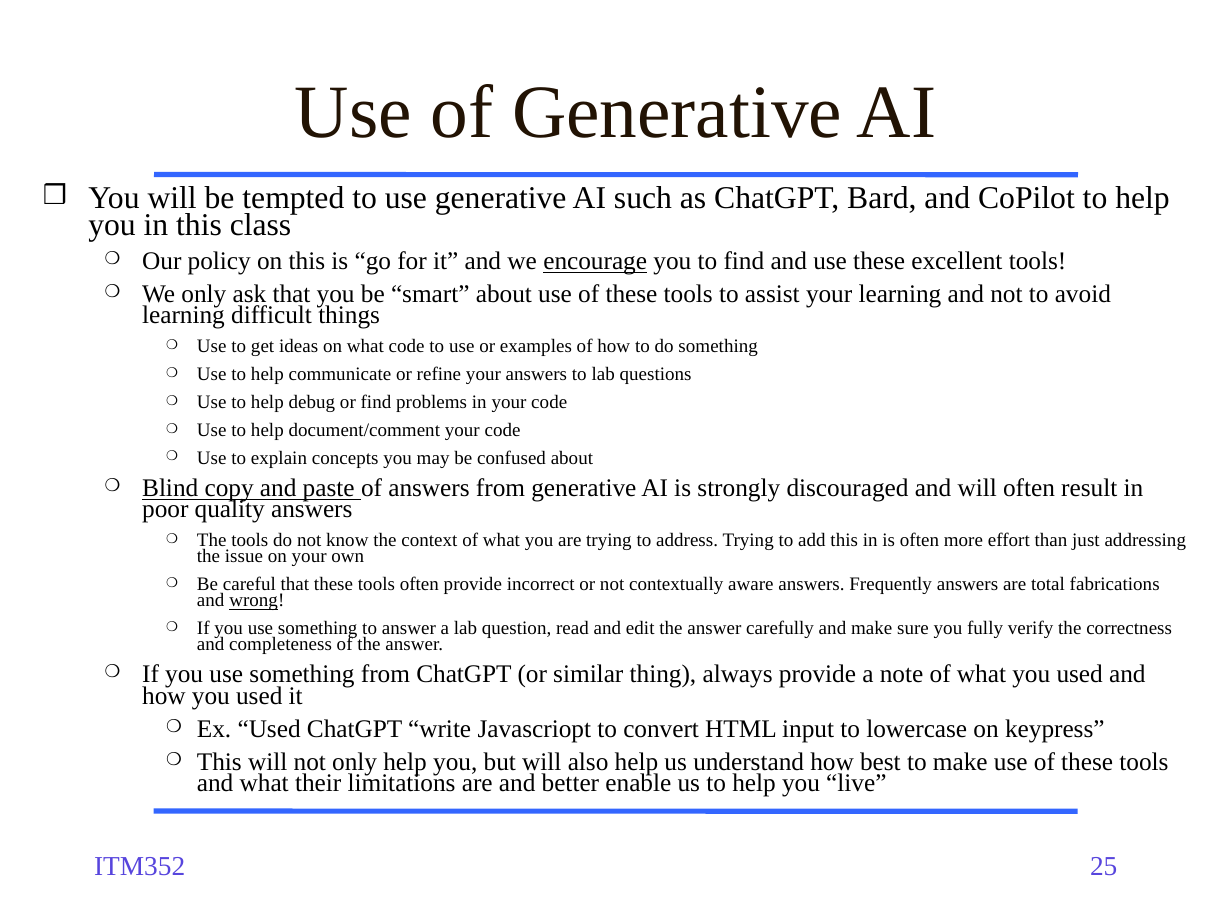
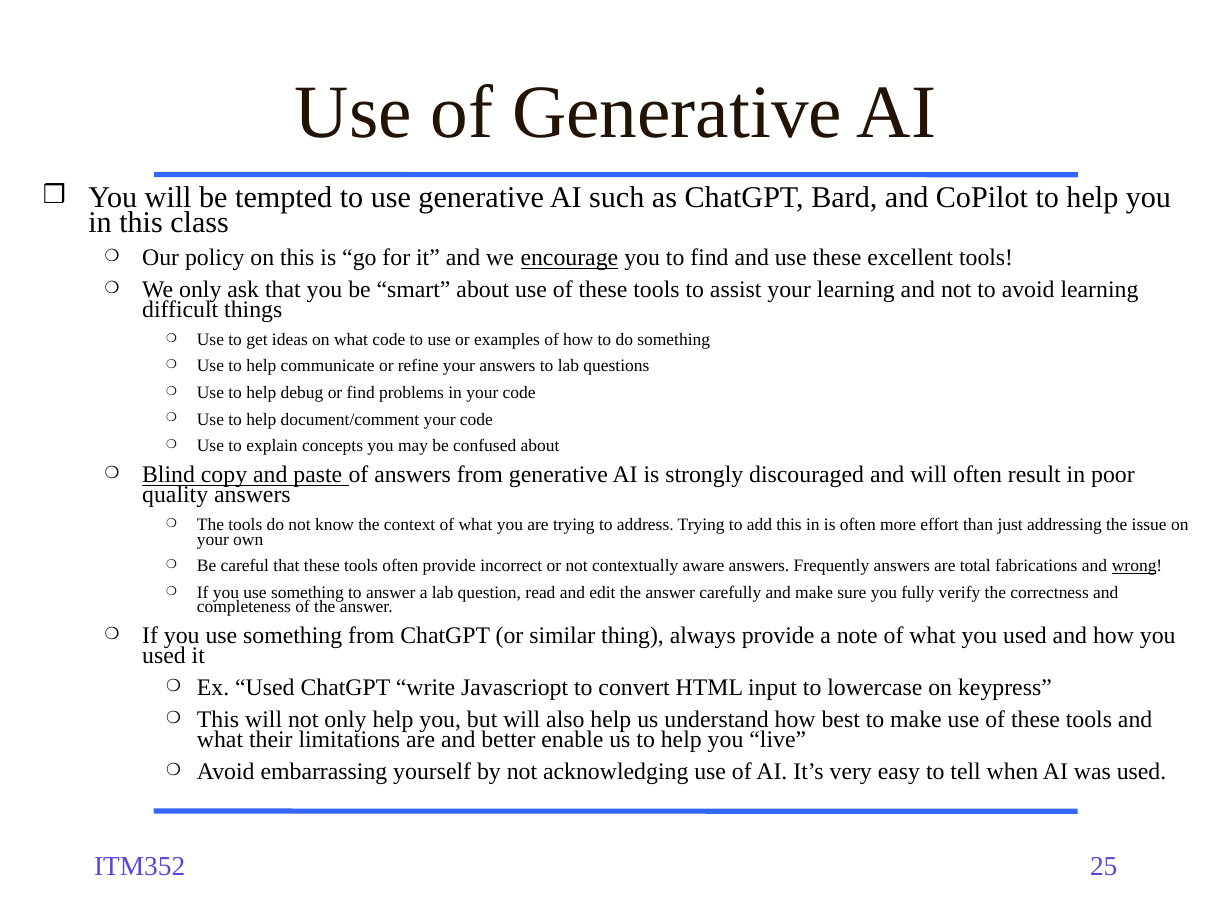
Before and after one commit to dport96/ITM352, a slide deck: slide 25 of morea/010.introduction/ITM352_01_intro.pptx. Drawn at 1232x924 pixels with LibreOffice and Linux fonts; fonts in the diff are those of the drawing. Boxes give left, top, right and bottom in pixels: in the first picture for what was removed or moved away, otherwise in the second. Text is boxed around its words. In the diff, an @@ line names an element or a change of style, - is before the commit and + after.

```diff
--- a/morea/010.introduction/ITM352_01_intro.pptx
+++ b/morea/010.introduction/ITM352_01_intro.pptx
@@ text at [88,186,1188,752]: size 18.5 to 17.6 pt in "You will be tempted to use generative ..."; size 14.8 to 13.9 pt in "Our policy on this is “go for ...", "We only ask that you be “smart” ...", "Blind copy and paste of answers from ...", "If you use something from ChatGPT (or ..." and 2 more places; size 11.1 to 10.2 pt in "Use to get ideas on what code ...", "Use to help communicate or refine your ...", "Use to help debug or find problems ...", "Use to help document/comment your code" and 4 more places @@
@@ text at [197,762,1167,784]: paragraph added @@
+    ❍ Avoid embarrassing yourself by not acknowledging use of AI. It’s very easy to tell when AI was used.
```
Also in this commit, not shown: 6 other slides changed, 1 other file.
